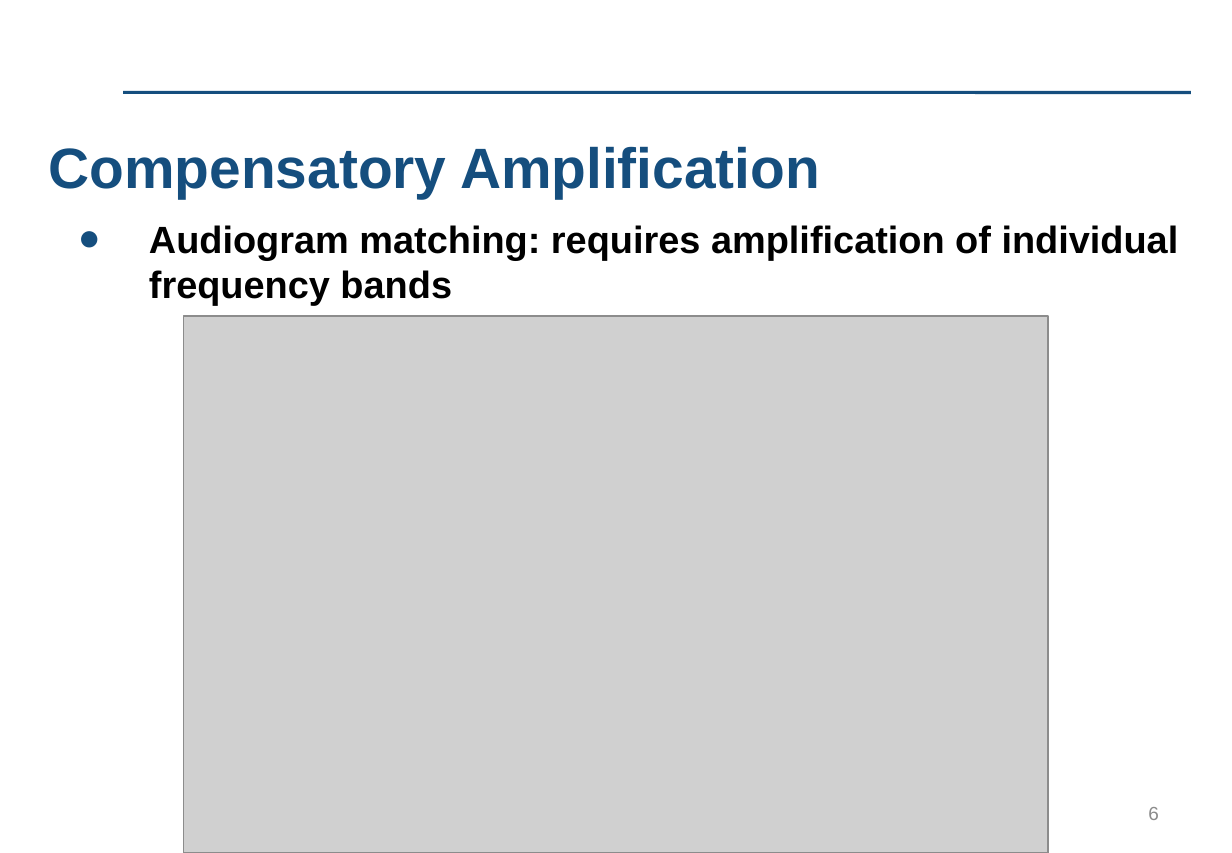
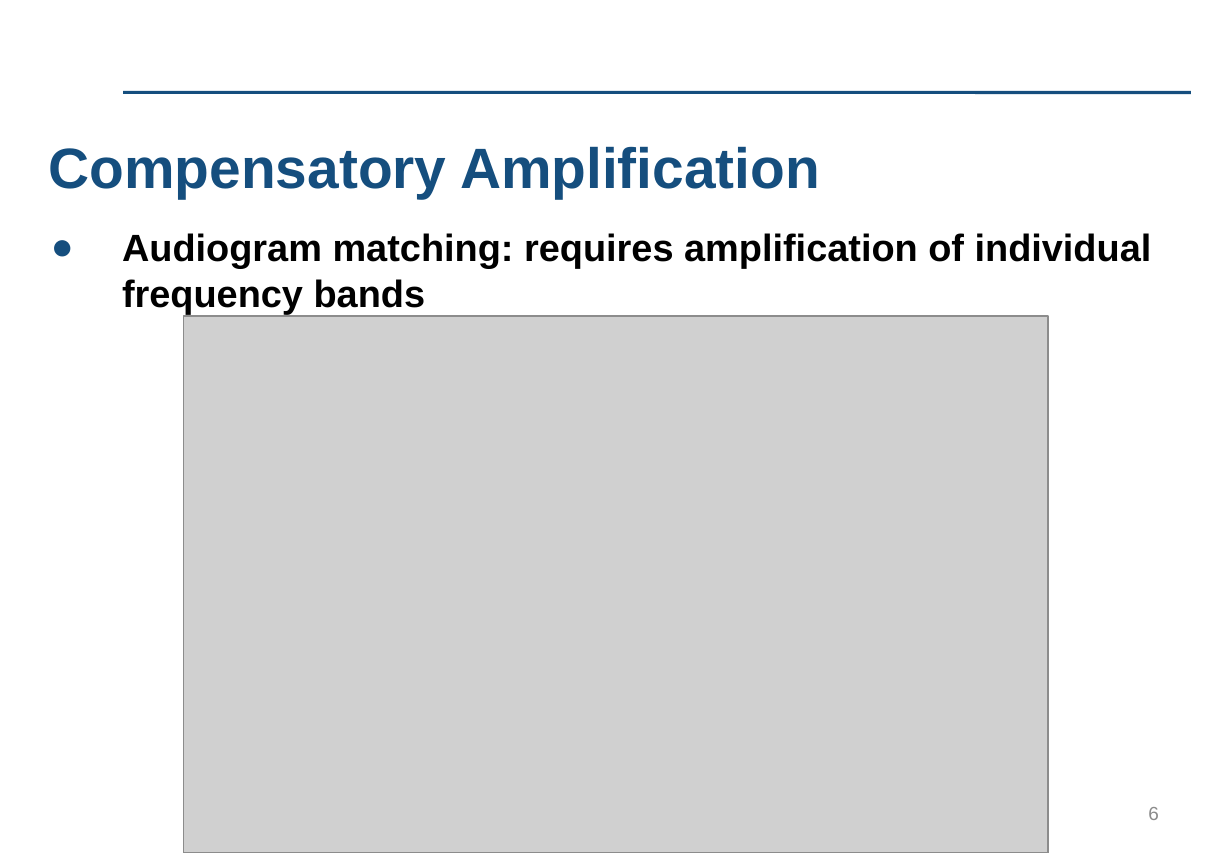
Before and after one commit to kayjayB/I_cant_hear_you, a slide deck: slide 6 of Presentation/Lab Project Presentation.pptx. Drawn at 1232x853 pixels with LibreOffice and Linux fonts; fonts in the diff are those of the drawing; grey boxes stand for pictures; background and template pictures are left out. Boxes give left, top, right and bottom in pixels: in the first picture for what was removed or moved away, otherwise in the second. Text is boxed around its words. In the diff, an @@ line names an element or a change of style, - is before the commit and + after.

```diff
--- a/Presentation/Lab Project Presentation.pptx
+++ b/Presentation/Lab Project Presentation.pptx
@@ text "Audiogram matching: requires amplification of ...": place and size @@
-text "Audiogram matching: requires amplification of ..." at (149,225,1179,305)
+text "Audiogram matching: requires amplification of ..." at (122,233,1152,314)
```
Also in this commit, not shown: 10 other slides changed, 1 slide removed, 1 other file.
